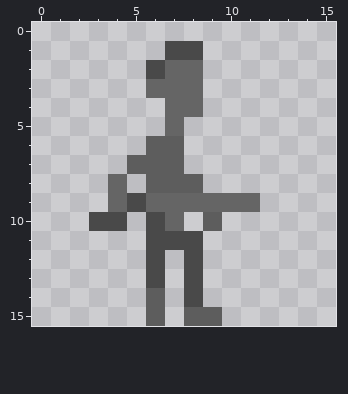
Pixel-art file -- assets/player_idle_w_shotgun.ase. This is how it looked before the edit.
16x16 pixels, 1 frame.
Now the later version:
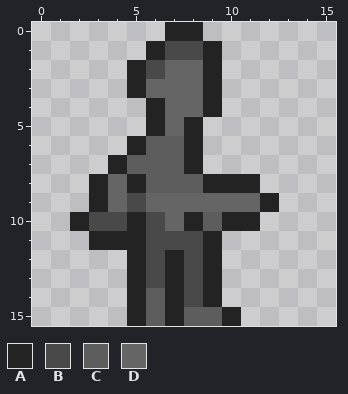
Palette (. is transparent): A #232323  B #494949  C #5d5d5d  D #656565
The edit:
@@ x 0..15 @@
- 0 ................
- 1 .......BB.......
- 2 ......BDD.......
- 3 ......DDD.......
- 4 .......DD.......
- 5 .......D........
- 6 ......CC........
- 7 .....CCC........
- 8 ....D.CCC.......
- 9 ....DBDDDDDD....
-10 ...BB.BD.C......
-11 ......BBB.......
-12 ......B.B.......
-13 ......B.B.......
-14 ......C.B.......
-15 ......C.CC......
+ 0 .......AA.......
+ 1 ......ABBA......
+ 2 .....ABDDA......
+ 3 .....ADDDA......
+ 4 ......ADDA......
+ 5 ......ADA.......
+ 6 .....ACCA.......
+ 7 ....ACCCA.......
+ 8 ...ADACCCAAA....
+ 9 ...ADBDDDDDDA...
+10 ..ABBABDACAA....
+11 ...AAABBBA......
+12 .....ABABA......
+13 .....ABABA......
+14 .....ACABA......
+15 .....ACACCA.....
Pixel boxes of the changes (left, top, right, bottom) in both pictures:
added: (70, 22, 279, 326)
